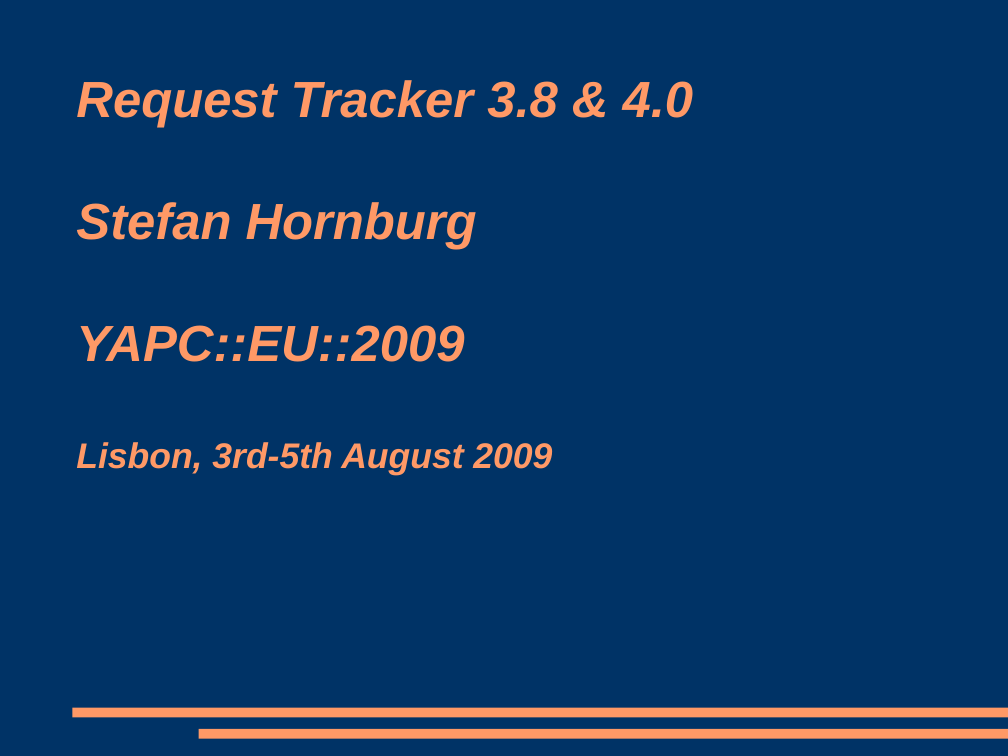
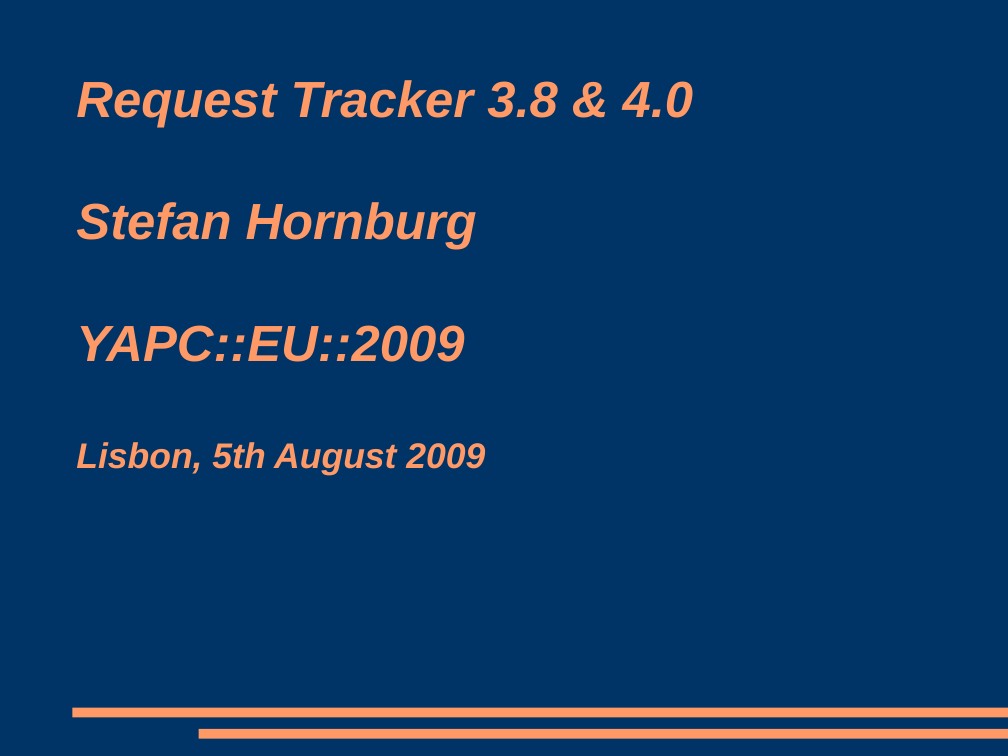
Before and after one commit to racke/Presentations, a slide deck: slide 1 of yapc2009/rt38.odp. Drawn at 1008x756 pixels with LibreOffice and Linux fonts; fonts in the diff are those of the drawing. Boxes give left, top, right and bottom in pixels: in the first picture for what was removed or moved away, otherwise in the second. Text is boxed around its words. In the diff, an @@ line names an element or a change of style, - is before the commit and + after.

```diff
--- a/yapc2009/rt38.odp
+++ b/yapc2009/rt38.odp
@@ title at (76, 80, 694, 475): text changed @@
-Request Tracker 3.8 & 4.0
-Stefan Hornburg
-YAPC::EU::2009
-Lisbon, 3rd-5th August 2009
+Request Tracker 3.8 & 4.0
+Stefan Hornburg
+YAPC::EU::2009
+Lisbon, 5th August 2009
```
Also in this commit, not shown: 5 other slides changed, 30 slides removed.
